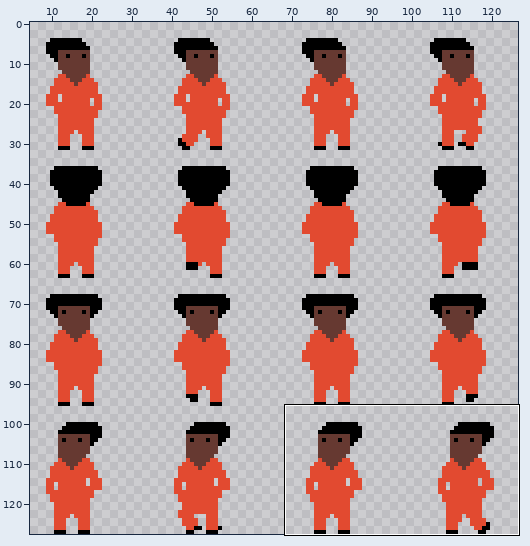
A sprite sheet gets an edit: assets/blackman.png. The first picture is a wide view before the edit; the outline marks the close-up.
Close-up. As it was:
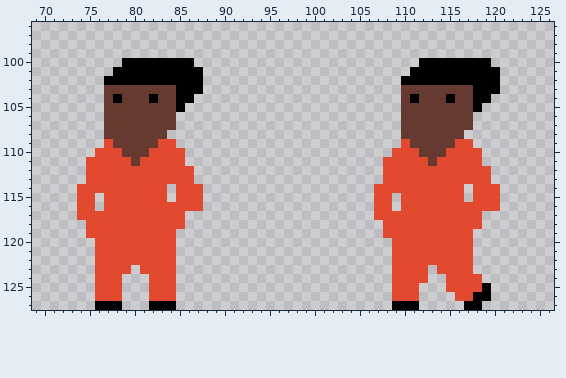
The file is 128x128 pixels. Shown: x 69..126, y 96..127. The wide view leaves out empty margins.
Now the later version:
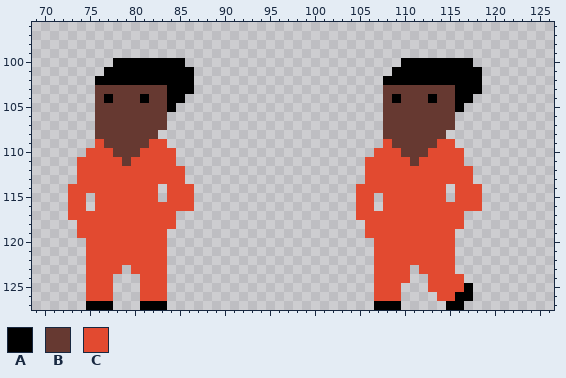
Palette (. is transparent): A #000000  B #663931  C #e24a30
Changes in this commit:
y 100: x 78 . -> A; x 86 A -> .; x 110..111 .. -> AA; x 118..119 AA -> ..
y 101: x 77 . -> A; x 87 A -> .; x 109..110 .. -> AA; x 119..120 AA -> ..
y 102: x 76 . -> A; x 87 A -> .; x 108..109 .. -> AA; x 119..120 AA -> ..
y 103: x 76 . -> B; x 84 B -> A; x 87 A -> .; x 108..109 .. -> BB; x 116..117 BB -> AA; x 119..120 AA -> ..
y 104: x 76..78 .BA -> BAB; x 81..82 BA -> AB; x 84 B -> A; x 86 A -> .; x 108..109 .. -> BA; x 111 A -> B; x 113 B -> A; x 115..119 ABBAA -> BAA..
y 105: x 76 . -> B; x 84..85 BA -> A.; x 108..109 .. -> BB; x 116..118 BBA -> A..
y 106..107: x 76 . -> B; x 84 B -> .; x 108..109 .. -> BB; x 116..117 BB -> ..
y 108: x 76 . -> B; x 83 B -> .; x 108..109 .. -> BB; x 115..116 BB -> ..
y 109: x 76..77 .C -> CB; x 82 B -> C; x 84 C -> .; x 108..110 ..C -> CBB; x 114..117 BBCC -> CC..
y 110: x 75 . -> C; x 78 C -> B; x 81 B -> C; x 85 C -> .; x 107..108 .. -> CC; x 110..111 CC -> BB; x 113..114 BB -> CC; x 117..118 CC -> ..
y 111: x 74 . -> C; x 79..80 CB -> BC; x 85 C -> .; x 106..107 .. -> CC; x 111 C -> B; x 113 B -> C; x 117..118 CC -> ..
y 112..113: x 74 . -> C; x 86 C -> .; x 106..107 .. -> CC; x 118..119 CC -> ..
y 114: x 73 . -> C; x 83..84 C. -> .C; x 87 C -> .; x 105..106 .. -> CC; x 115 C -> .; x 117 . -> C; x 119..120 CC -> ..
y 115: x 73 . -> C; x 75..76 C. -> .C; x 83..84 C. -> .C; x 87 C -> .; x 105..107 ..C -> CC.; x 109 . -> C; x 115 C -> .; x 117 . -> C; x 119..120 CC -> ..
y 116: x 73 . -> C; x 75..76 C. -> .C; x 87 C -> .; x 105..107 ..C -> CC.; x 109 . -> C; x 119..120 CC -> ..
y 117: x 73 . -> C; x 85 C -> .; x 105..106 .. -> CC; x 117..118 CC -> ..
y 118: x 74 . -> C; x 85 C -> .; x 106..107 .. -> CC; x 117..118 CC -> ..
y 119: x 74 . -> C; x 84 C -> .; x 106..107 .. -> CC; x 116..117 CC -> ..
y 120..122: x 75 . -> C; x 84 C -> .; x 107..108 .. -> CC; x 116..117 CC -> ..
y 123: x 75 . -> C; x 79..80 C. -> .C; x 84 C -> .; x 107..108 .. -> CC; x 111 C -> .; x 113 . -> C; x 116..117 CC -> ..
y 124: x 75 . -> C; x 78 C -> .; x 81 . -> C; x 84 C -> .; x 107..108 .. -> CC; x 111..114 CC.. -> ..CC; x 117..118 CC -> ..
y 125: x 75 . -> C; x 78 C -> .; x 81 . -> C; x 84 C -> .; x 107..108 .. -> CC; x 110..111 CC -> ..; x 113..114 .. -> CC; x 117..119 CCA -> A..
y 126: x 75 . -> C; x 78 C -> .; x 81 . -> C; x 84 C -> .; x 107..108 .. -> CC; x 110..111 CC -> ..; x 114..119 ..CCAA -> CCAA..
y 127: x 75 . -> A; x 78 A -> .; x 81 . -> A; x 84 A -> .; x 107..108 .. -> AA; x 110..111 AA -> ..; x 115..118 ..AA -> AA..
Where, in picture pixels (left, top, right, bottom), the same in both close-ups:
changed: (68, 58, 203, 310)
changed: (356, 58, 500, 310)
